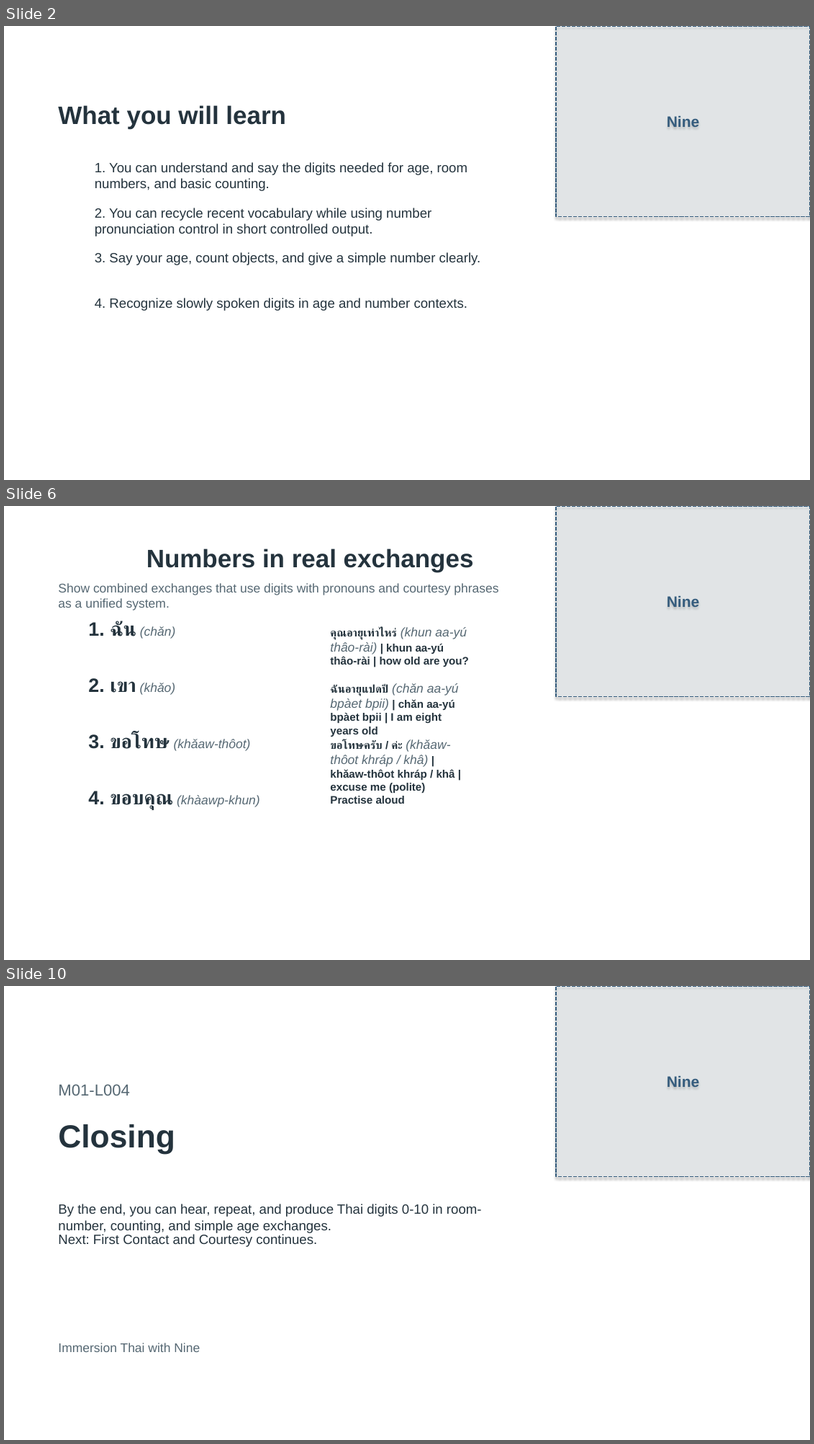
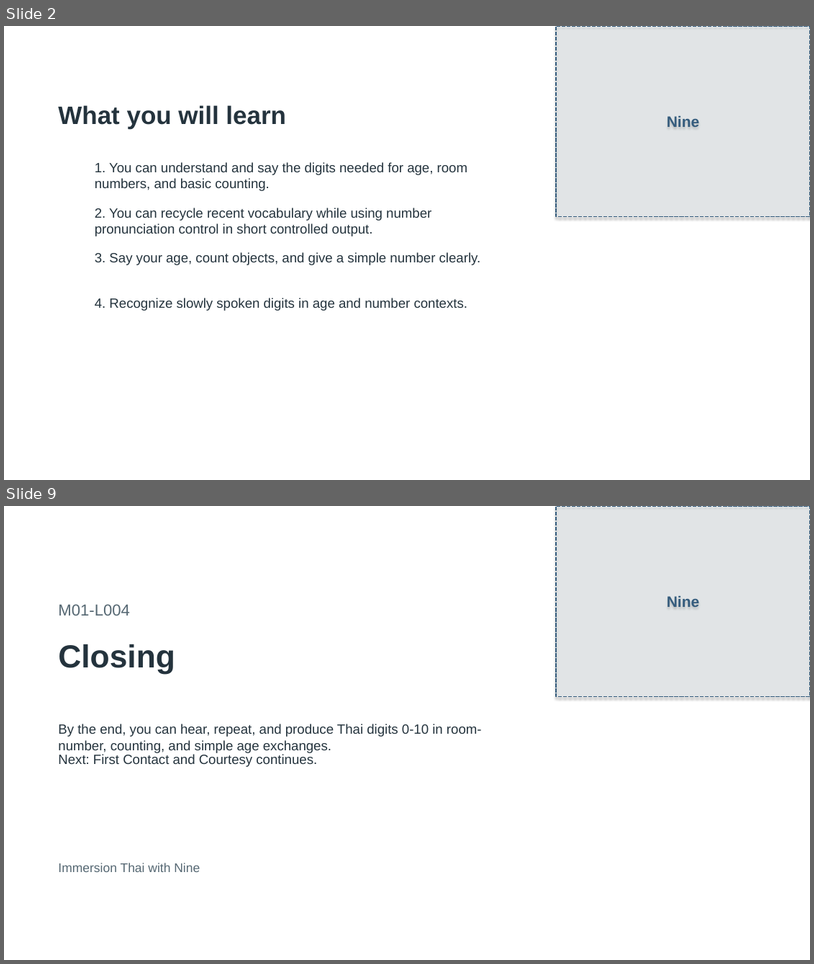
Before and after one commit to OTFTCS/thai-nine, a slide deck: course/modules/M01/L004/M01-L004-canva-deck.pptx. Shown one above the other, each under a label of ours: slides 2, 6 and 10 before the commit, slides 2 and 9 after it; the slides between them are not shown. The pictures are 814x1444 and 814x964 pixels, drawn with LibreOffice and Linux fonts; fonts in the diff are those of the drawing; background and template pictures are left out. Boxes give left, top, right and bottom in pixels: in the first picture for what was removed or moved away, otherwise in the second. Text is boxed around its words. In the diff, an @@ line names an element or a change of style, - is before the commit and + after.

```diff
--- a/course/modules/M01/L004/M01-L004-canva-deck.pptx
+++ b/course/modules/M01/L004/M01-L004-canva-deck.pptx
@@ slide 6 removed at <box>4,506,810,960</box>, background picture (left out) @@
@@ rectangle removed at <box>556,506,810,697</box> @@
-Nine
@@ text removed at <box>52,548,132,569</box> @@
-Section 4
@@ text removed at <box>147,548,474,572</box> @@
-Numbers in real exchanges
@@ text removed at <box>58,583,499,610</box> @@
-Show combined exchanges that use digits with pronouns and courtesy phrases as a unified system.
@@ text removed at <box>88,620,176,638</box> @@
-1. ฉัน (chǎn)
@@ text removed at <box>330,627,469,667</box> @@
-คุณอายุเท่าไหร่ (khun aa-yú thâo-rài) | khun aa-yú thâo-rài | how old are you?
@@ text removed at <box>88,678,176,695</box> @@
-2. เขา (khǎo)
@@ text removed at <box>330,683,459,736</box> @@
-ฉันอายุแปดปี (chǎn aa-yú bpàet bpii) | chǎn aa-yú bpàet bpii | I am eight years old
@@ text removed at <box>88,734,251,751</box> @@
-3. ขอโทษ (khǎaw-thôot)
@@ text removed at <box>330,739,455,793</box> @@
-ขอโทษครับ / ค่ะ (khǎaw-thôot khráp / khâ) | khǎaw-thôot khráp / khâ | excuse me (polite)
@@ text removed at <box>88,790,260,810</box> @@
-4. ขอบคุณ (khàawp-khun)
@@ text removed at <box>330,795,405,803</box> @@
-Practise aloud
@@ what was slide 10 is now slide 9 @@
```
Also in this commit, not shown: 4 slides changed, 2 slides added, 2 other slides removed, 7 other files.
